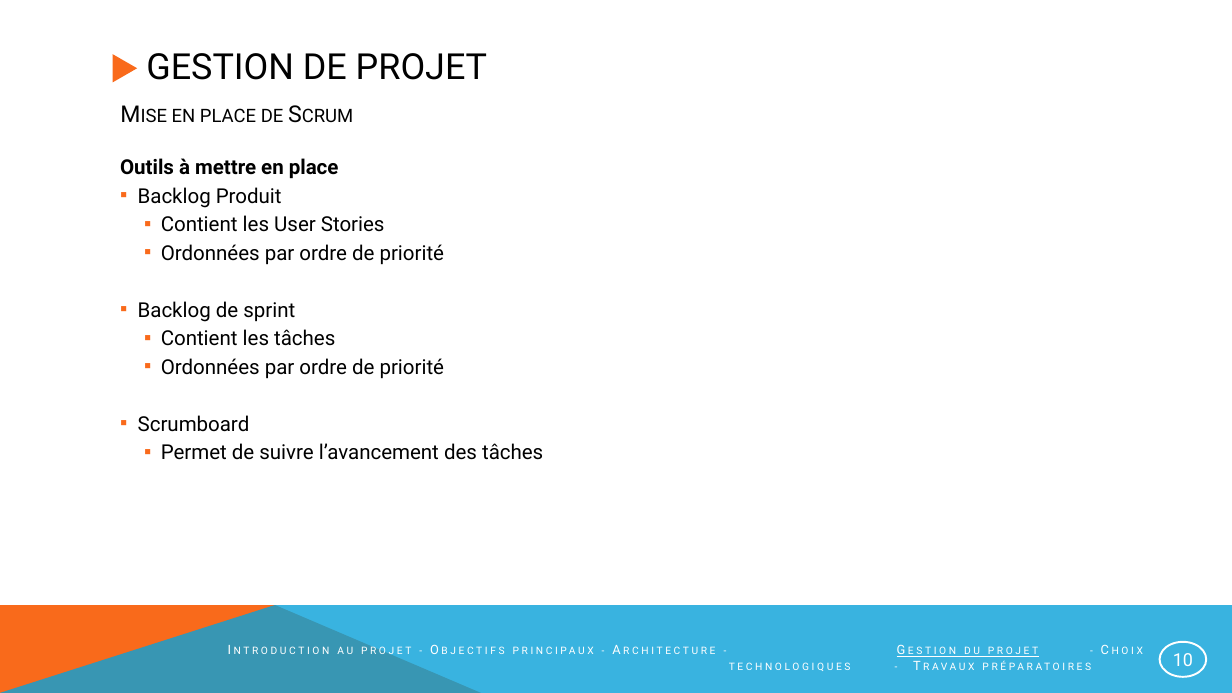
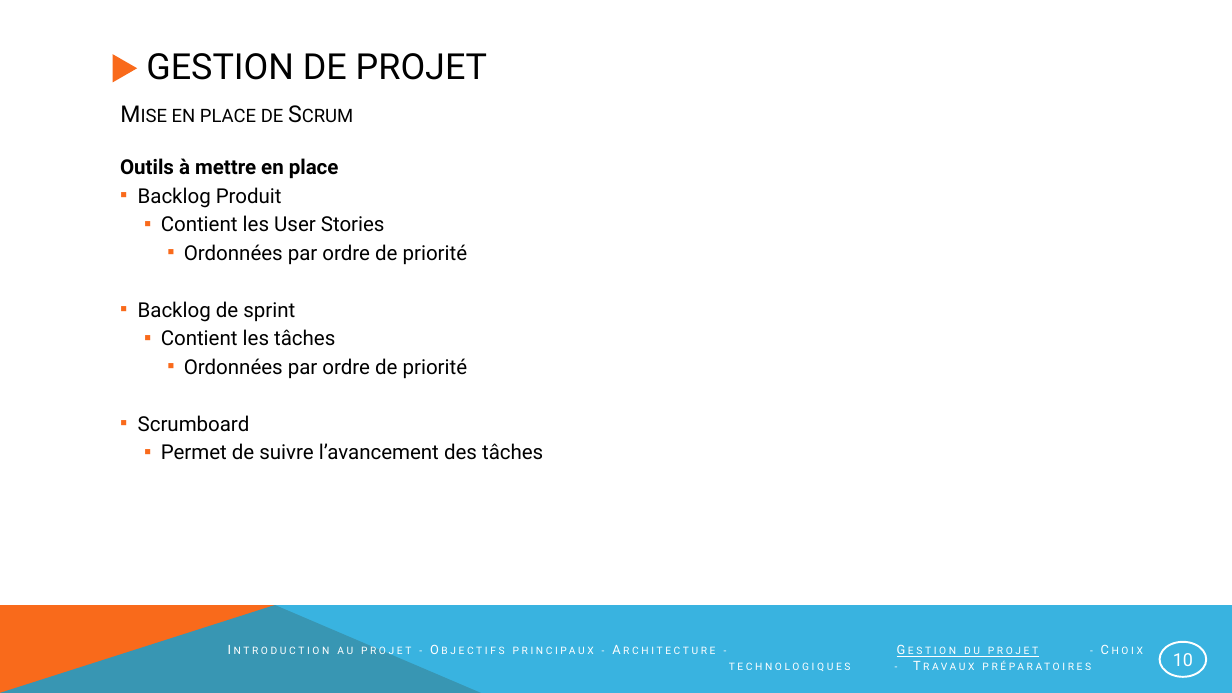
Before and after one commit to NotAVeryIntelligentSystem/NARVIS, a slide deck: slide 10 of Presentation/PrésentationNarvis_2.pptx. Drawn at 1232x693 pixels with LibreOffice and Linux fonts; fonts in the diff are those of the drawing. Boxes give left, top, right and bottom in pixels: in the first picture for what was removed or moved away, otherwise in the second. Text is boxed around its words. In the diff, an @@ line names an element or a change of style, - is before the commit and + after.

```diff
--- a/Presentation/PrésentationNarvis_2.pptx
+++ b/Presentation/PrésentationNarvis_2.pptx
@@ text at (184,244,468,379): list level 3 to 4 in "Ordonnées par ordre de priorité" @@
```
Also in this commit, not shown: 8 other slides changed.
